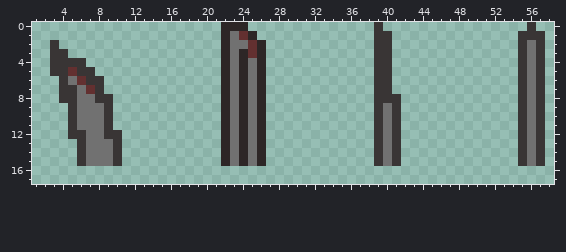
Two versions of one pixel-art sprite, resource/blades.png. Above is the file before it was changed.
The file is 64x64 pixels. Colours within 5 levels of each other are drawn and written as one. Shown: x 1..58, y 0..17.
Once edited:
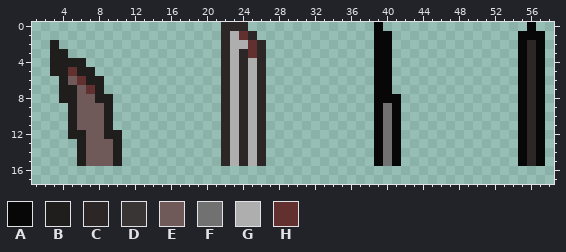
Palette (. is transparent): A #070707  B #201d1d  C #2d2626  D #393535  E #6f5959  F #717171  G #aeaeae  H #633030
Change:
@@ x 1..58 @@
- 0 .....................CCC..............D................D..
- 1 .....................CFHC.............DD..............DDD.
- 2 ..D..................CFFHC............DD..............DFD.
- 3 ..DD.................CFCHC............DD..............DFD.
- 4 ..DDDD...............CFCFC............DD..............DFD.
- 5 ..DDHDD..............CFCFC............DD..............DFD.
- 6 ...DFHDD.............CFCFC............DD..............DFD.
- 7 ...DDFHD.............CFCFC............DD..............DFD.
- 8 ...DDFFDD............CFCFC............DDD.............DFD.
- 9 ....DFFFD............CFCFC............DFD.............DFD.
-10 ....DFFFD............CFCFC............DFD.............DFD.
-11 ....DFFFD............CFCFC............DFD.............DFD.
-12 ....DDFFDD...........CFCFC............DFD.............DFD.
-13 .....DFFFD...........CFCFC............DFD.............DFD.
-14 .....DFFFD...........CFCFC............DFD.............DFD.
-15 .....DFFFD...........CFCFC............DFD.............DFD.
+ 0 .....................CCC..............A................A..
+ 1 .....................CGHC.............AA..............AAA.
+ 2 ..B..................CGGHC............AA..............ACA.
+ 3 ..BB.................CGCHC............AA..............ACA.
+ 4 ..BBBB...............CGCGC............AA..............ACA.
+ 5 ..BBHBB..............CGCGC............AA..............ACA.
+ 6 ...BEHBB.............CGCGC............AA..............ACA.
+ 7 ...BBEHB.............CGCGC............AA..............ACA.
+ 8 ...BBEEBB............CGCGC............AAA.............ACA.
+ 9 ....BEEEB............CGCGC............AFA.............ACA.
+10 ....BEEEB............CGCGC............AFA.............ACA.
+11 ....BEEEB............CGCGC............AFA.............ACA.
+12 ....BBEEBB...........CGCGC............AFA.............ACA.
+13 .....BEEEB...........CGCGC............AFA.............ACA.
+14 .....BEEEB...........CGCGC............AFA.............ACA.
+15 .....BEEEB...........CGCGC............AFA.............ACA.
 16 ..........................................................
Pixel boxes of the changes (left, top, right, bottom) in both pictures:
changed: (374, 22, 401, 166)
changed: (518, 22, 545, 166)
changed: (230, 31, 257, 166)
changed: (50, 40, 122, 166)
